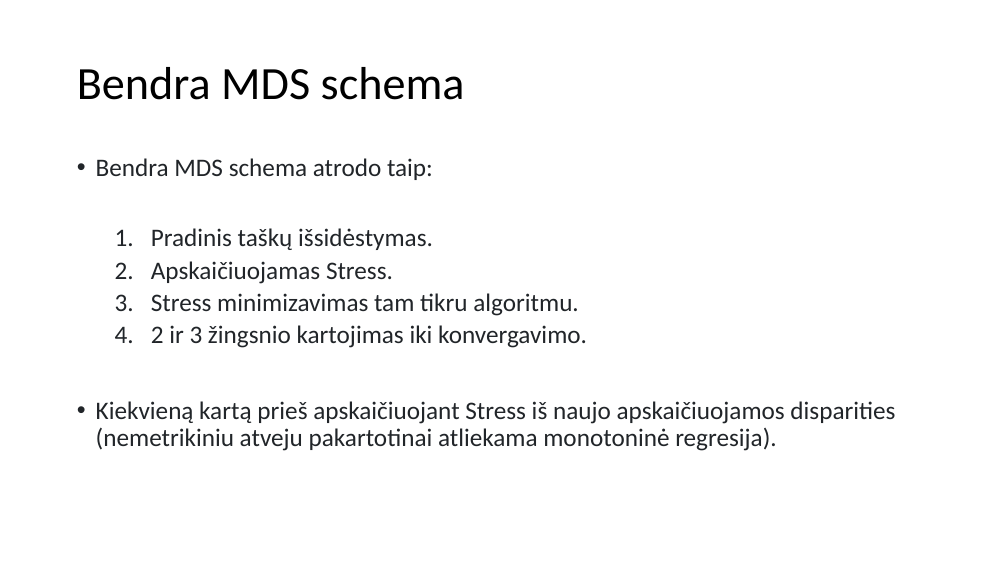
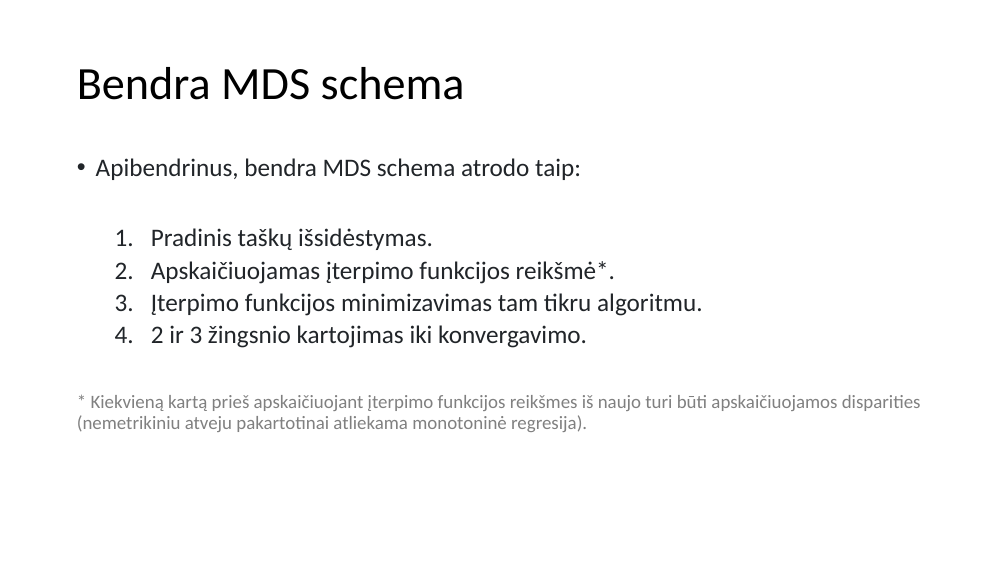
Before and after one commit to dovmar/PDVS, a slide deck: slide 20 of MDS/MDS_pristatymas.pptx (slide 18 before the commit). Drawn at 1008x567 pixels with LibreOffice and Linux fonts; fonts in the diff are those of the drawing. Boxes give left, top, right and bottom in pixels: in the first picture for what was removed or moved away, otherwise in the second. Text is boxed around its words. In the diff, an @@ line names an element or a change of style, - is before the commit and + after.

```diff
--- a/MDS/MDS_pristatymas.pptx
+++ b/MDS/MDS_pristatymas.pptx
@@ text at (96, 158, 581, 180): text changed @@
-• Bendra MDS schema atrodo taip:
+• Apibendrinus, bendra MDS schema atrodo taip:
@@ text at (151, 261, 703, 316): text changed @@
-  2. Apskaičiuojamas Stress.
-  3. Stress minimizavimas tam tikru algoritmu.
+  2. Apskaičiuojamas įterpimo funkcijos reikšmė*.
+  3. Įterpimo funkcijos minimizavimas tam tikru algoritmu.
@@ text at (77, 395, 921, 432): text changed; size 24 to 18 pt; text colour #212529 to #808080 @@
-• Kiekvieną kartą prieš apskaičiuojant Stress iš naujo apskaičiuojamos disparities (nemetrikiniu atveju pakartotinai atliekama monotoninė regresija).
+* Kiekvieną kartą prieš apskaičiuojant įterpimo funkcijos reikšmes iš naujo turi būti apskaičiuojamos disparities (nemetrikiniu atveju pakartotinai atliekama monotoninė regresija).
```
Also in this commit, not shown: 10 other slides changed, 5 slides added, 3 slides removed, 3 other files.
